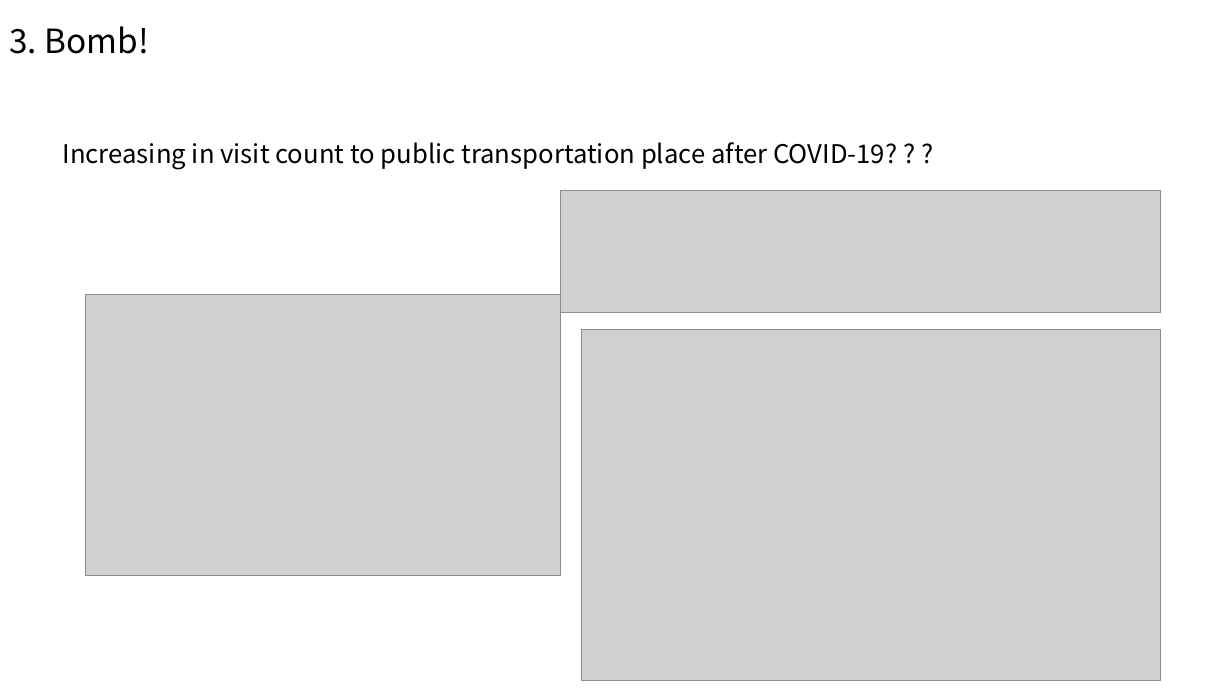
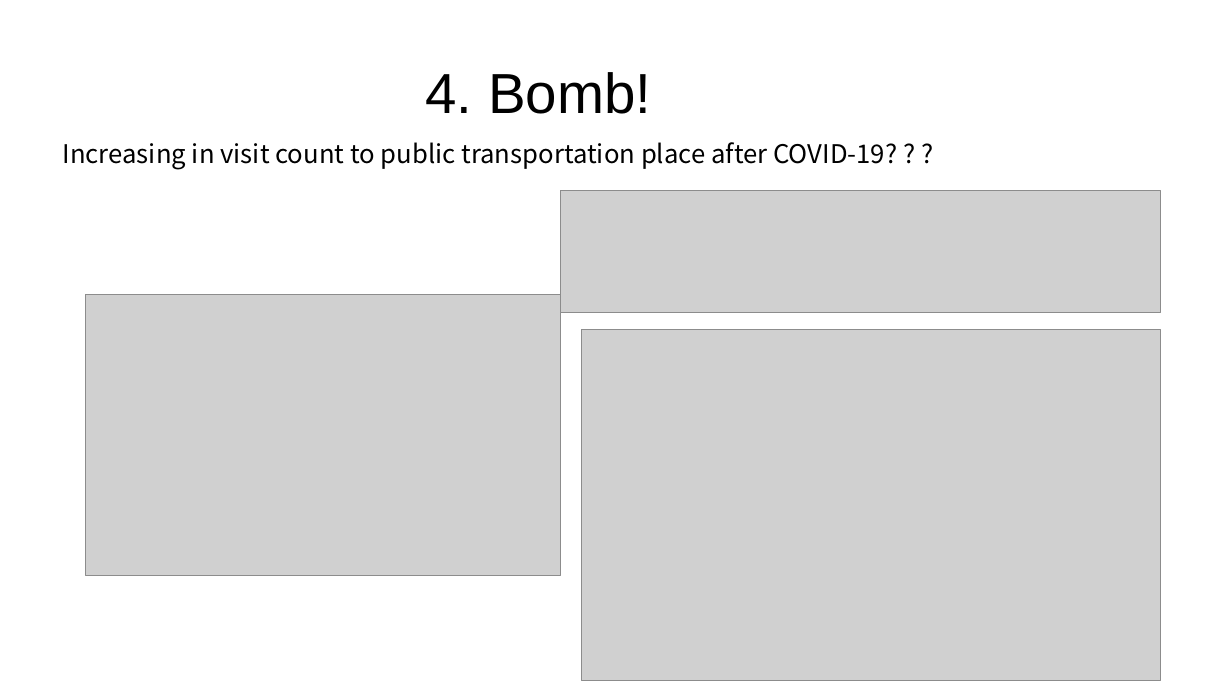
Before and after one commit to Xiaoyi-Wu0711/mobility_covid-19, a slide deck: slide 11 of doc/mid_term.pptx. Drawn at 1232x693 pixels with LibreOffice and Linux fonts; fonts in the diff are those of the drawing; grey boxes stand for pictures. Boxes give left, top, right and bottom in pixels: in the first picture for what was removed or moved away, otherwise in the second. Text is boxed around its words. In the diff, an @@ line names an element or a change of style, - is before the commit and + after.

```diff
--- a/doc/mid_term.pptx
+++ b/doc/mid_term.pptx
@@ text removed at (9,26,148,54) @@
-3. Bomb!
@@ text added at (425,72,651,114), 44 pt, text #000000 @@
+4. Bomb!
```
Also in this commit, not shown: 11 other slides changed.
